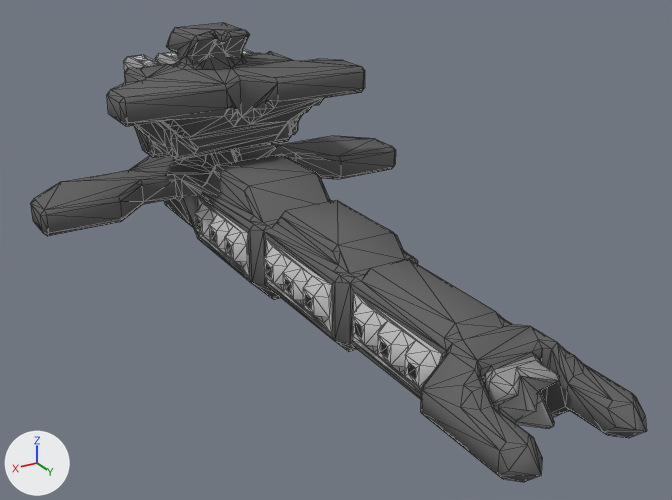
What one commit did to the OBJ model src/jsMain/resources/meshes/fulkreykk-4-kassck-class.obj.
Both versions are drawn from a camera (50 mm lens) standing at (42.9, 73.7, -42.6) and looking at (0.0, 2.3, -78.3). Arrows for +X, +Y and +Z are at lower left; the lights stay in place. Mesh edges are drawn as thin lines. Where no turn or scale is listed for an object, it has been applied to the vertices.

Objects in the first picture: 'fulkreykk-4-kassck-class'.
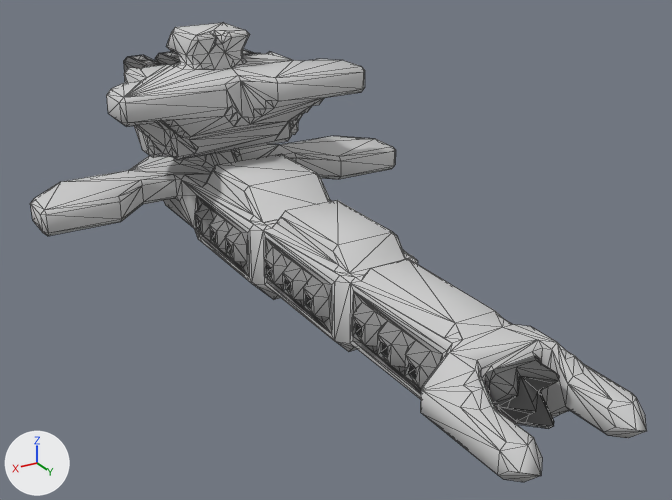
The newer file is also turned or shifted as a whole; pictures and numbers use the older file's frame.

Location of each change, (x1, y1, x2, y2) in pixels of the pictures (672 x 500 px; the box of a moved part takes in the faces that stretch with it):
part 1 of me_fulkreykk_4_kassck_class, moved or reshaped
    before: (232, 150, 647, 431)
    after: (201, 54, 554, 475)
part 2 of me_fulkreykk_4_kassck_class, cut back
    before: (119, 180, 144, 220)
    after: (118, 186, 141, 202)
part 3 of me_fulkreykk_4_kassck_class, surface changed
    both: (30, 27, 646, 476)

The edits, one by one:
me_fulkreykk_4_kassck_class is used by ob_fulkreykk_4_kassck_class; location (0.0, 0.0, 0.0).
me_fulkreykk_4_kassck_class had 1217 vertices, 2303 faces and spanned x -22.5..22.5, y -37.0..37.0, z -86.3..-61.3.
me_fulkreykk_4_kassck_class now has 1218 vertices, 2304 faces and spans x -22.5..22.5, y -37.0..37.0, z -86.3..-61.3.
me_fulkreykk_4_kassck_class part 1: 3 vertices moved from x -10.5..0.5, y -23.5..30.5, z -81.3..-77.8 to x -11.5..1.5, y -22.5..29.5, z -82.8..-77.8; 14 vertices removed from x -8.5..5.0, y -28.5..36.5, z -84.8..-68.8; 18 vertices added at x -11.0..6.0, y -23.5..36.0, z -81.8..-64.8.
me_fulkreykk_4_kassck_class part 2: 5 vertices removed from x 6.0..12.0, y -23.5..-14.0, z -81.8..-77.3; 2 vertices added at x 6.0..11.5, y -22.5..-14.0, z -81.8..-77.8.
me_fulkreykk_4_kassck_class part 3: 1895 kept faces spanning x -22.5..22.5, y -37.0..37.0, z -86.3..-61.3 get new texture (UV) coordinates.
